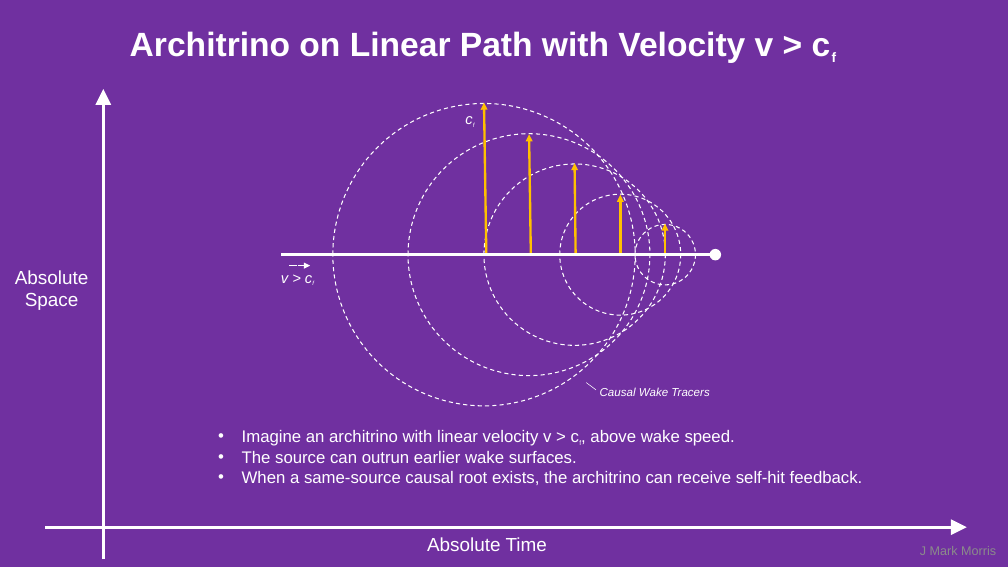
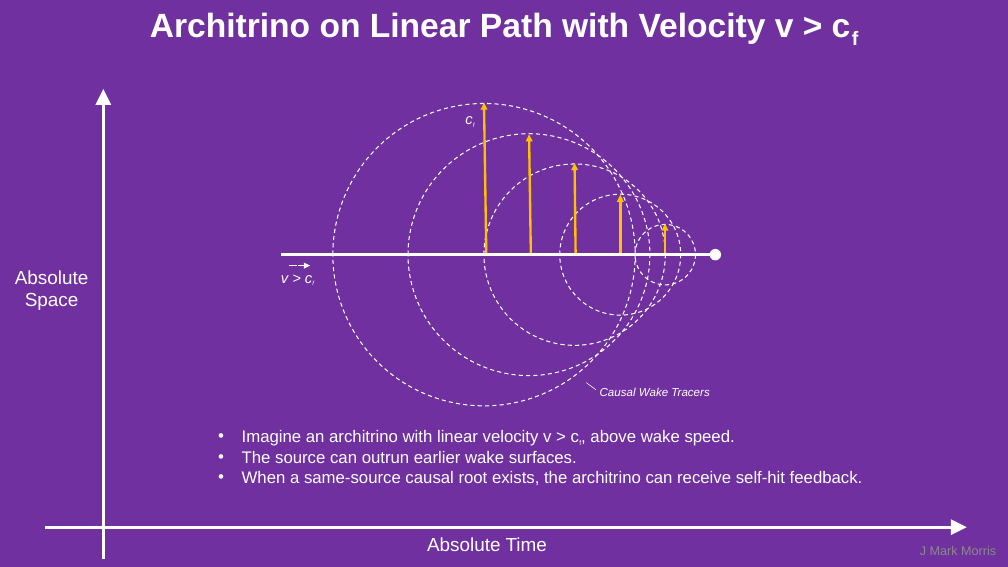
Before and after one commit to jmarkmorris/architrino, a slide deck: slide 7 of reference/archie/presentations/NPQG Fundamentals - Paths.pptx. Drawn at 1008x567 pixels with LibreOffice and Linux fonts; fonts in the diff are those of the drawing. Boxes give left, top, right and bottom in pixels: in the first picture for what was removed or moved away, otherwise in the second. Text is boxed around its words. In the diff, an @@ line names an element or a change of style, - is before the commit and + after.

```diff
--- a/reference/archie/presentations/NPQG Fundamentals - Paths.pptx
+++ b/reference/archie/presentations/NPQG Fundamentals - Paths.pptx
@@ text "Architrino on Linear Path with ...": place and size @@
-text "Architrino on Linear Path with ..." at (130, 31, 774, 63)
+text "Architrino on Linear Path with ..." at (150, 12, 794, 44)
@@ text "Architrino on Linear Path with ..." at (150, 12, 794, 44): size 22.4 to 32 pt in "cf"; alignment left to centre @@
```
Also in this commit, not shown: 12 other slides changed, 3 slides removed, 27 other files.
